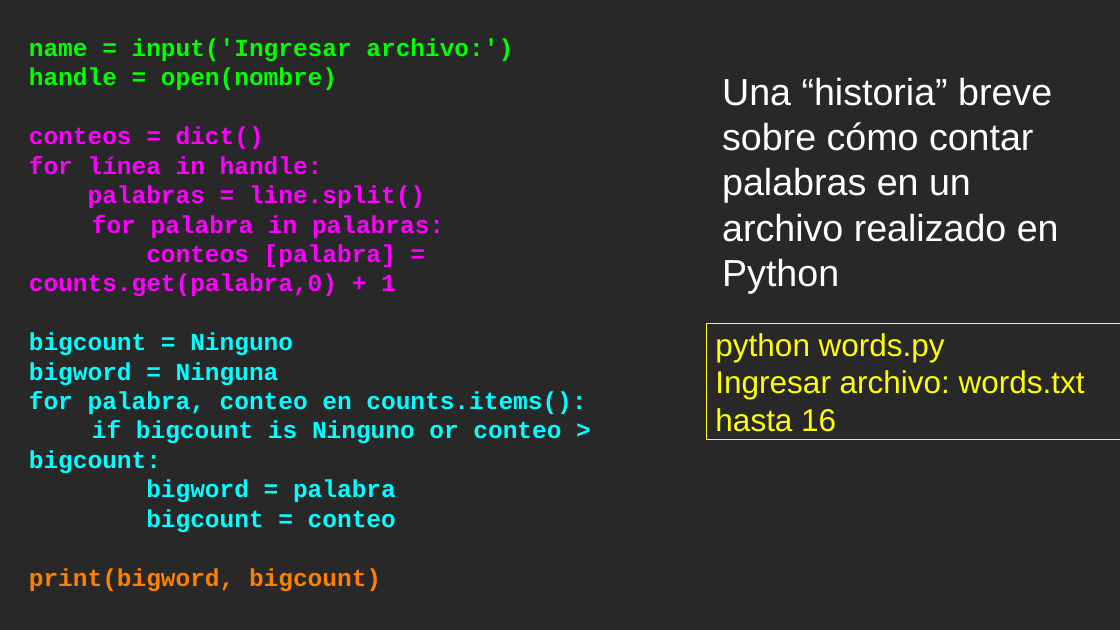
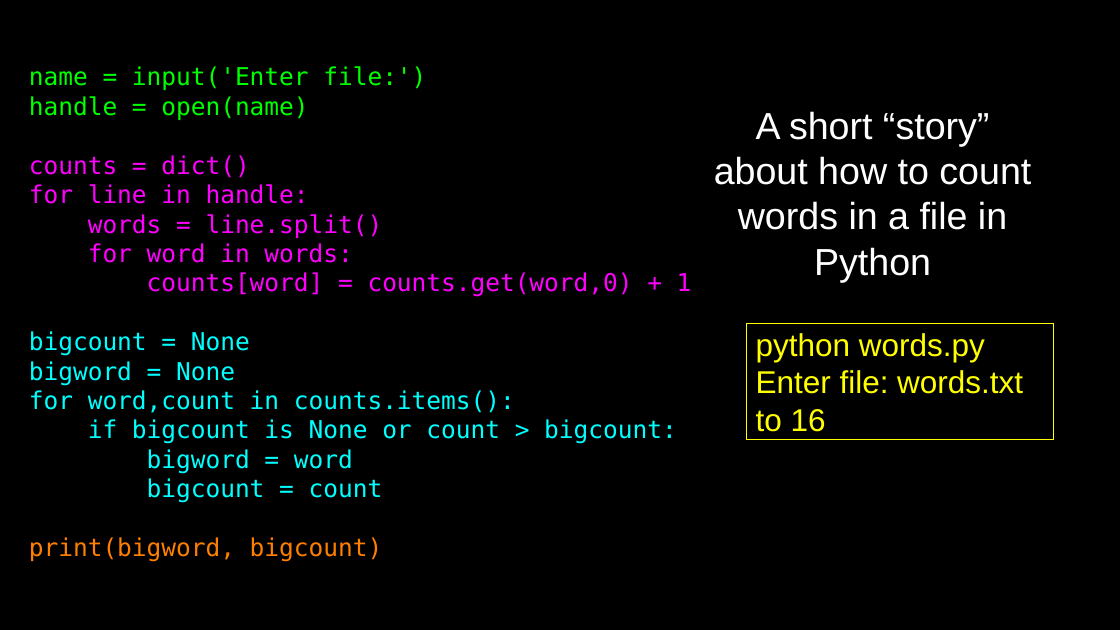
Before and after one commit to csev/py4e, a slide deck: slide 32 of lectures3/Pythonlearn-01-Intro.pptx. Drawn at 1120x630 pixels with LibreOffice and Linux fonts; fonts in the diff are those of the drawing. Boxes give left, top, right and bottom in pixels: in the first picture for what was removed or moved away, otherwise in the second. Text is boxed around its words. In the diff, an @@ line names an element or a change of style, - is before the commit and + after.

```diff
--- a/lectures3/Pythonlearn-01-Intro.pptx
+++ b/lectures3/Pythonlearn-01-Intro.pptx
@@ background #282828 to #000000 @@
@@ text at bbox=[29, 66, 692, 503]: text changed; font Courier New to DejaVu Sans Mono; bold off @@
-name = input('Ingresar archivo:')
-handle = open(nombre)
-conteos = dict()
-for línea in handle:
-palabras = line.split()
-for palabra in palabras:
-conteos [palabra] = counts.get(palabra,0) + 1
-bigcount = Ninguno
-bigword = Ninguna
-for palabra, conteo en counts.items():
-if bigcount is Ninguno or conteo > bigcount:
-bigword = palabra
-bigcount = conteo
+name = input('Enter file:')
+handle = open(name)
+counts = dict()
+for line in handle:
+words = line.split()
+for word in words:
+counts[word] = counts.get(word,0) + 1
+bigcount = None
+bigword = None
+for word,count in counts.items():
+if bigcount is None or count > bigcount:
+bigword = word
+bigcount = count
@@ text removed at bbox=[722, 77, 1059, 293] @@
-Una “historia” breve sobre cómo contar palabras en un archivo realizado en Python
@@ text added at bbox=[714, 111, 1031, 282], 43 pt, text #FFFFFF @@
+A short “story” about how to count words in a file in Python
@@ rectangle "python words.py": place and size @@
-rectangle "python words.py" at bbox=[707, 323, 1120, 440]
+rectangle "python words.py" at bbox=[747, 323, 1053, 440]
@@ text in rectangle at bbox=[756, 370, 1023, 432]: text changed @@
-Ingresar archivo: words.txt
-hasta 16
+Enter file: words.txt
+to 16
@@ text at bbox=[29, 537, 383, 562]: font Courier New to DejaVu Sans Mono, bold off in "print(bigword, bigcount)" @@
@@ rectangle added at bbox=[0, 576, 1120, 630], fill #000000 @@
```
Also in this commit, not shown: 15 other slides changed, 29 slides added, 29 slides removed, 10 other files.
